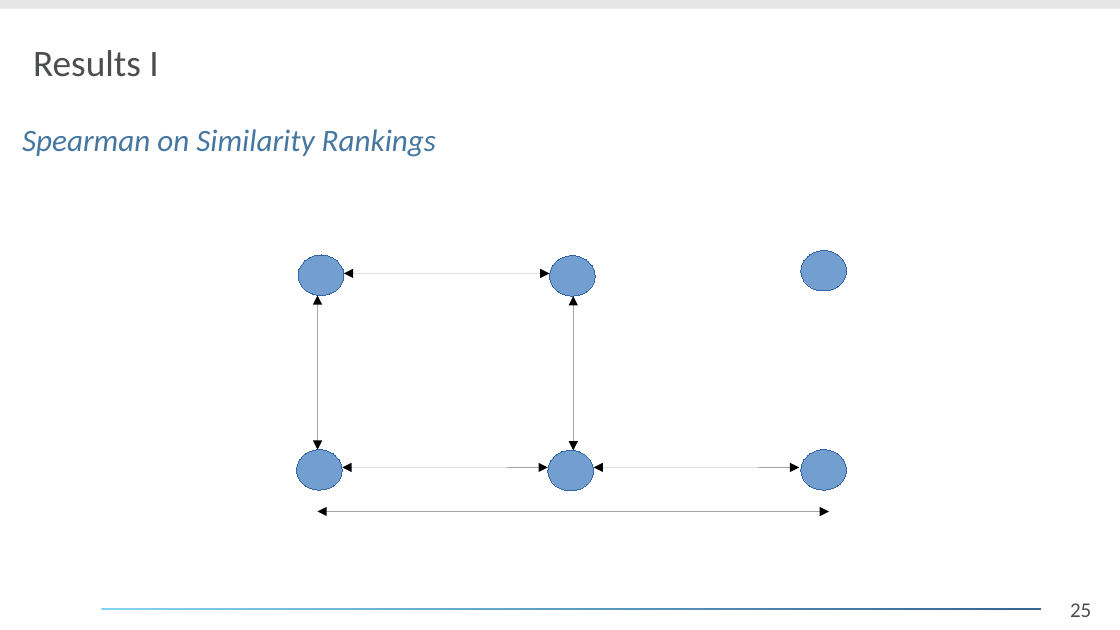
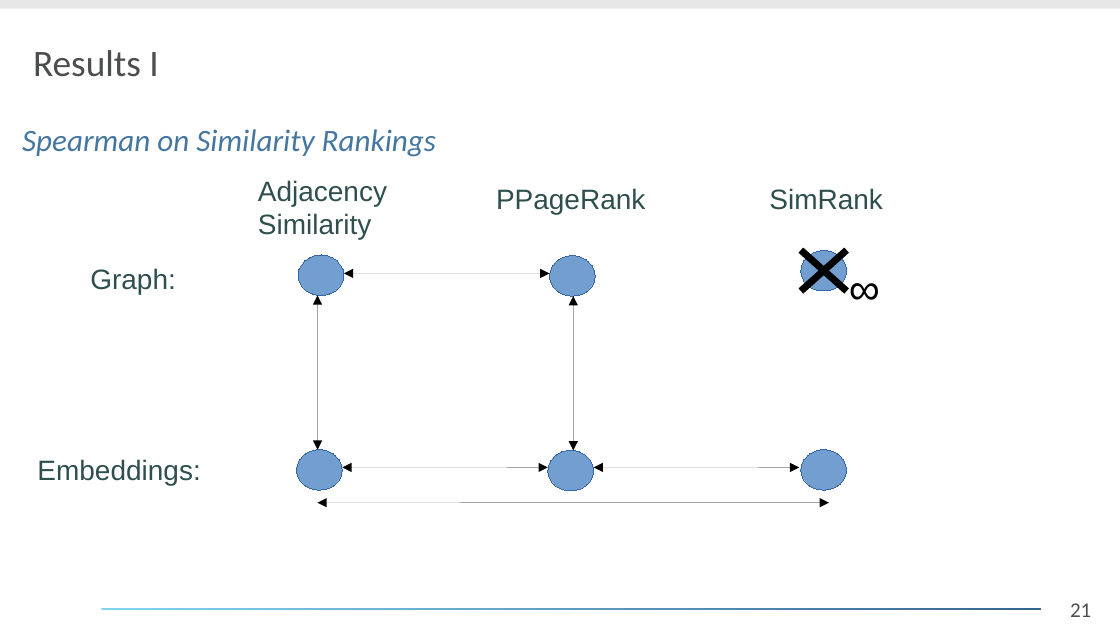
Before and after one commit to daelmo/DB2GraphGenerator, a slide deck: slide 21 of presentation/Analyse_eines_Forschungsthemas.odp (slide 25 before the commit). Drawn at 1120x630 pixels with LibreOffice and Linux fonts; fonts in the diff are those of the drawing; background and template pictures are left out. Boxes give left, top, right and bottom in pixels: in the first picture for what was removed or moved away, otherwise in the second. Text is boxed around its words. In the diff, an @@ line names an element or a change of style, - is before the commit and + after.

```diff
--- a/presentation/Analyse_eines_Forschungsthemas.odp
+++ b/presentation/Analyse_eines_Forschungsthemas.odp
@@ text added at (258, 180, 387, 239), 18 pt, text #2F4F4F @@
+Adjacency
+Similarity
@@ text added at (496, 188, 645, 214), 18 pt, text #2F4F4F @@
+PPageRank
@@ text added at (769, 188, 883, 210), 18 pt, text #2F4F4F @@
+SimRank
@@ text added at (90, 268, 176, 294), 18 pt, text #2F4F4F @@
+Graph:
@@ line added from (801, 250) to (847, 291), #000000 4.51 pt @@
@@ line added from (801, 291) to (847, 250), #000000 4.51 pt @@
@@ text added at (838, 255, 1014, 346), 28 pt, text #000000 @@
+∞
@@ text added at (37, 459, 200, 485), 18 pt, text #2F4F4F @@
+Embeddings:
@@ double arrow moved from (317, 512) - (829, 512) to (317, 503) - (829, 503) @@
@@ page number at (1070, 603, 1091, 617): text changed @@
-25
+21
```
Also in this commit, not shown: 13 other slides changed, 1 slide added, 6 slides removed.
